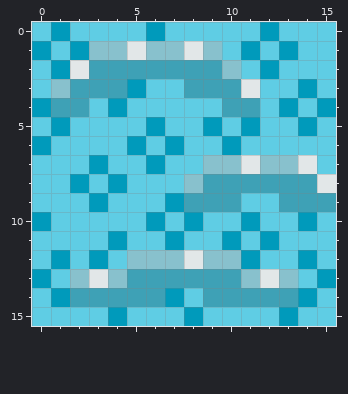
Pixel-art sprite, stored at calamity-control/assets/map/waterTile2.png. The picture above is the old version.
The file is 16x16 pixels.
After:
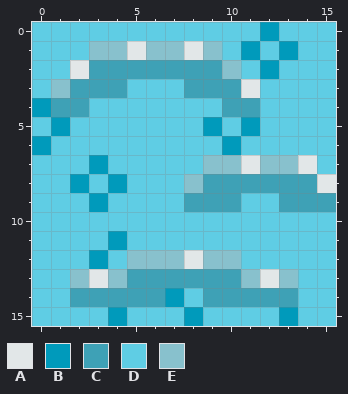
Palette (. is transparent): A #e2e7e8  B #009abb  C #3ea1b6  D #5fcde4  E #88c1cd
Changes in this commit:
y 0: x 1 B -> D; x 6 B -> D
y 1: x 0 B -> D; x 2 B -> D
y 2: x 1 B -> D
y 3: x 5 B -> D; x 14 B -> D
y 4: x 4 B -> D; x 13 B -> D; x 15 B -> D
y 5: x 6 B -> D; x 14 B -> D
y 6: x 5 B -> D; x 7 B -> D
y 7: x 6 B -> D
y 9: x 7 B -> D
y 10: x 0 B -> D; x 6 B -> D; x 8 B -> D; x 11 B -> D; x 14 B -> D
y 11: x 7 B -> D; x 10 B -> D; x 12 B -> D
y 12: x 1 B -> D; x 11 B -> D; x 14 B -> D
y 13: x 0 B -> D; x 15 B -> D
y 14: x 1 B -> D; x 14 B -> D
Boxes around the changes in both pictures, in picture pixels (x1, y1, x2, y2):
changed: (32, 22, 336, 307)
